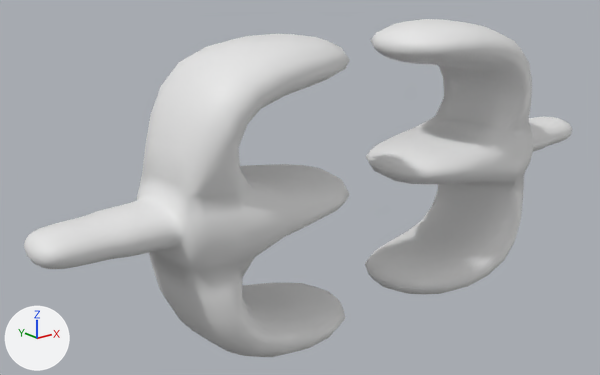
Renders of the COLLADA model meshS.dae from each side of a commit.
One viewpoint serves both versions: a 50 mm lens placed at (-6.16, -6.64, 2.59), pointed at (-0.54, 0.38, -0.22). The axes (+X, +Y, +Z) are drawn at lower left. The lights are the same throughout. Materials are left out; every surface is plain grey. Where no turn or scale is listed for an object, it has been applied to the vertices.
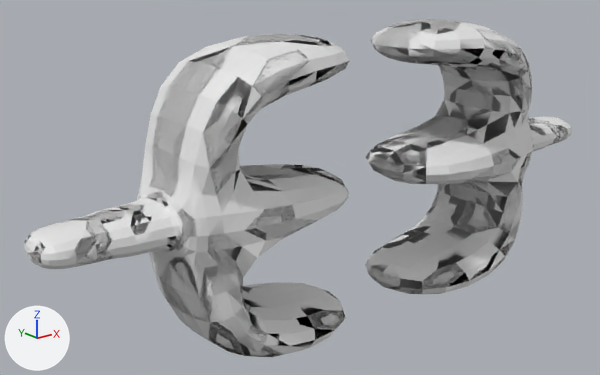
Boxes (x1, y1, x2, y2) around the edits, measured in the pictures (600 x 375 px):
part 1 of me_e, built on
    before: (219, 154, 527, 315)
    after: (25, 19, 568, 357)

The change in detail:
me_e is used by ob_cube; location (0.0, 0.0, 0.0).
me_e had 1512 vertices, 1536 faces and spanned x -3.82..3.82, y -0.73..0.73, z -1.72..1.57.
me_e now has 1848 vertices, 4428 faces and spans x -3.82..3.82, y -0.77..0.77, z -1.72..1.57.
me_e part 1: 16 vertices moved within x -2.1..2.1, y -0.71..0.71, z -0.63..-0.2; 32 vertices removed from x -2.09..2.09, y -0.71..0.71, z -0.6..-0.2; 368 vertices added at x -3.81..3.81, y -0.77..0.77, z -1.72..1.57.
me_e part 2: the surface is now shaded flat.
